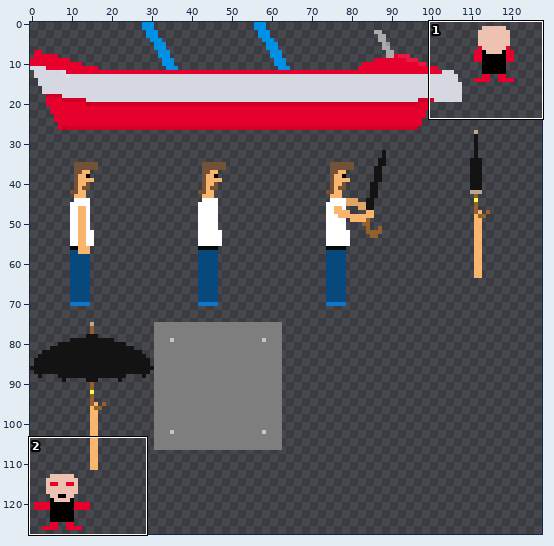
One commit to this sprite sheet: resource/tiles_atlas_0.png. The first picture is a wide view before the edit; the outline marks the close-up.
Close-up. The starting point:
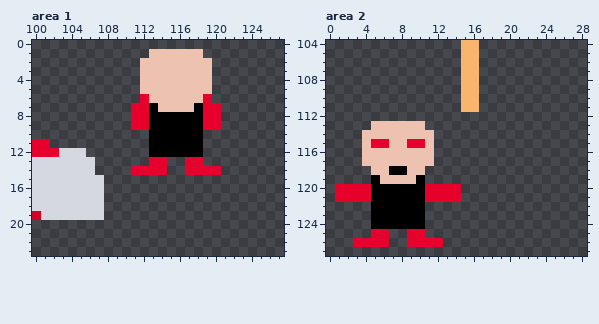
The file is 128x128 pixels. Pixels under 10% opacity are left out. Colours within 5 levels of each other are drawn and written as one. Shown: area 1: x 100..127, y 0..23; area 2: x 0..28, y 104..127.
After the commit:
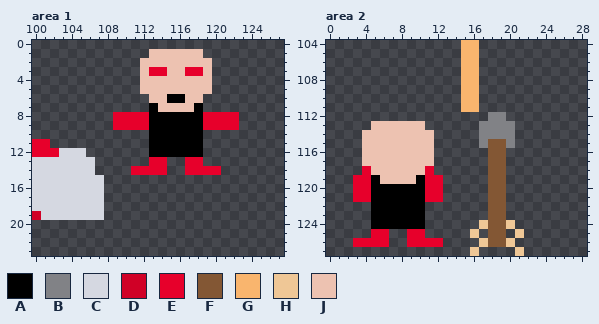
Palette (. is transparent): A #000000  B #818286  C #d5d8e1  D #d00026  E #e7002b  F #835734  G #f9b56e  H #efc796  J #edc2b1
What changed:
--- area 1
@@ x 107..124 @@
  2 .....JJJJJJJJ.....
- 3 .....JJJJJJJJ.....
+ 3 .....JEEJJEEJ.....
  4 .....JJJJJJJJ.....
  5 .....JJJJJJJJ.....
- 6 .....EJJJJJJE.....
- 7 ....EEAJJJJAEE....
- 8 ....EEAAAAAAEE....
- 9 ....EEAAAAAAEE....
+ 6 ......JJAAJJ......
+ 7 ......AJJJJA......
+ 8 ..EEEEAAAAAAEEEE..
+ 9 ..EEEEAAAAAAEEEE..
 10 ......AAAAAA......
--- area 2
@@ x 0..28 @@
 111 ...............GG............
-112 .............................
-113 .....JJJJJJ..................
-114 ....JJJJJJJJ.................
-115 ....JEEJJEEJ.................
-116 ....JJJJJJJJ.................
-117 ....JJJJJJJJ.................
-118 .....JJAAJJ..................
-119 .....AJJJJA..................
-120 .EEEEAAAAAAEEEE..............
-121 .EEEEAAAAAAEEEE..............
-122 .....AAAAAA..................
-123 .....AAAAAA..................
-124 .....AAAAAA..................
-125 .....EE..EE..................
-126 ...EEEE..EEEE................
-127 .............................
+112 ..................BB.........
+113 .....JJJJJJ......BBBB........
+114 ....JJJJJJJJ.....BBBB........
+115 ....JJJJJJJJ.....BFFB........
+116 ....JJJJJJJJ......FF.........
+117 ....JJJJJJJJ......FF.........
+118 ....EJJJJJJE......FF.........
+119 ...EEAJJJJAEE.....FF.........
+120 ...EEAAAAAAEE.....FF.........
+121 ...EEAAAAAAEE.....FF.........
+122 .....AAAAAA.......FF.........
+123 .....AAAAAA.......FF.........
+124 .....AAAAAA......HFFH........
+125 .....EE..EE.....H.FF.H.......
+126 ...EEEE..EEEE....HFFH........
+127 ................H....H.......
Where, in picture pixels (left, top, right, bottom), the same in both close-ups:
changed: (113, 67, 239, 130)
changed: (335, 112, 524, 256)
